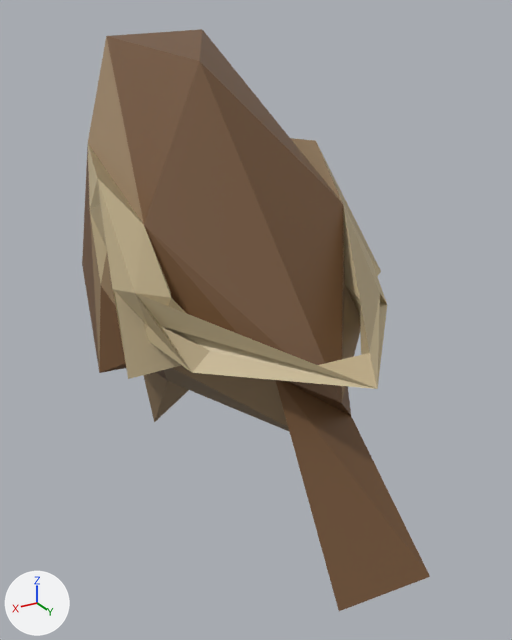
Renders of the glTF model docs/univers/archipeo/personnages/modeles/6e-baie-creature-robin/final-200.glb from each side of a commit.
Camera for both pictures: a camera (50 mm lens) standing at (0.559, 1.125, 0.77) and looking at (-0.011, 0.175, 0.295). Arrows for +X, +Y and +Z are at lower left; the lights stay in place. The first picture is the older version. Vertices at exactly the same position are counted once.

Objects in the first picture: 'lion-200'.
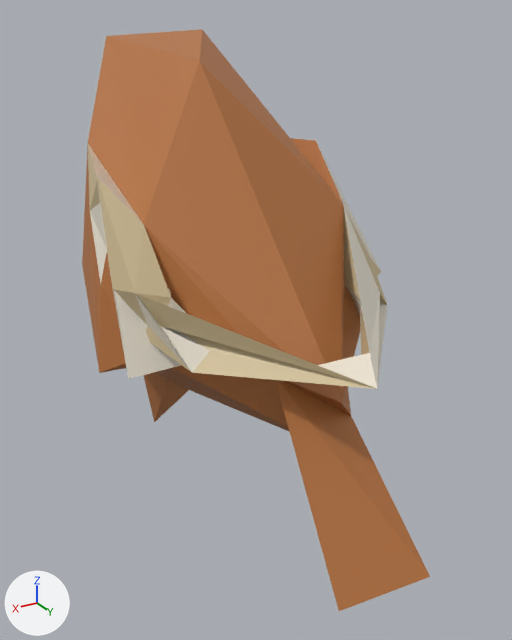
Changed parts and their boxes [x1, y1, x2, y2] in the pictures (512 x 640 px):
part 1 of me_geometry_0_001, recoloured (brown to orange)
    both: [82, 29, 430, 611]
part 2 of me_geometry_0_001, recoloured
    both: [88, 142, 387, 389]
part 3 of me_geometry_0_001, edited (looks the same)
    both: [88, 146, 387, 389]

Edits to the bpy script that builds the scene:
```text
Change me_geometry_0_001:
    where me_geometry_0_001.from_pydata(...)  # 88 vertices, 195 faces; spans x -0.261..0.244, y -0.316..0.578, z 0.017..0.745
    used by ob_lion_200; location = (0.0, 0.0, 0.0)
    me_geometry_0_001 part 1: 80 faces centred in x -0.223..0.228, y -0.294..0.519, z 0.083..0.728 are repainted in the vertex colours; the middle colour goes from brown #715133 to orange #b8743f
    me_geometry_0_001 part 2: 77 faces centred in x -0.234..0.228, y -0.223..0.429, z 0.16..0.535 are repainted in the vertex colours; the middle colour goes from beige #baa883 to pale yellow #ece4d4
    me_geometry_0_001 part 3: 38 faces centred in x -0.225..0.225, y -0.227..0.412, z 0.176..0.534 are repainted in the vertex colours; the middle colour goes from beige #ccba93 to beige #d8c49a
```
